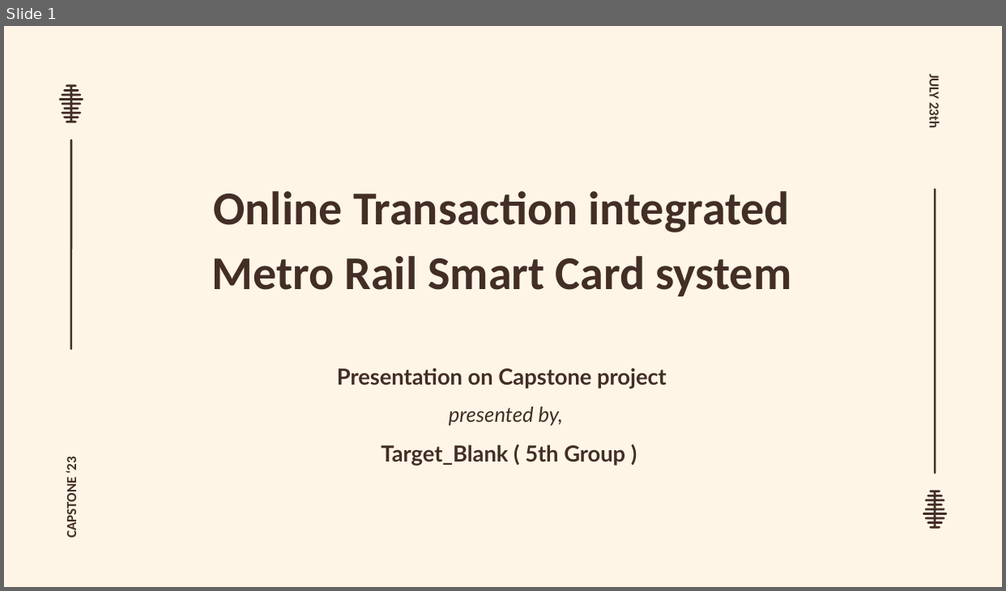
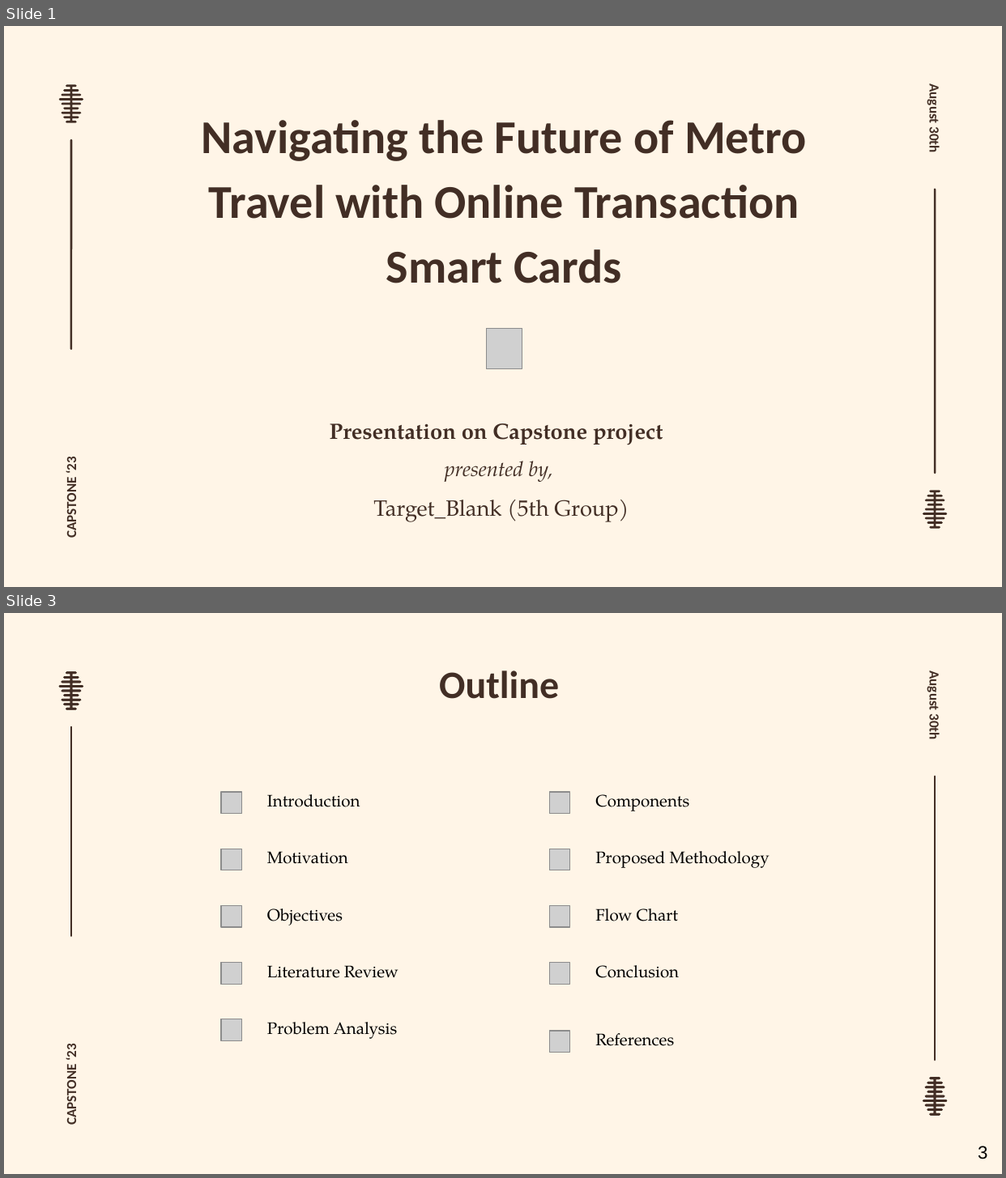
Before and after one commit to dot-ASH/metro-rail-smart-card-system, a slide deck: slide/Capstone.pptx. Shown one above the other, each under a label of ours: slide 1 before the commit, slides 1 and 3 after it; the slides between them are not shown. The pictures are 1006x591 and 1006x1178 pixels, drawn with LibreOffice and Linux fonts; fonts in the diff are those of the drawing; grey boxes stand for pictures; background and template pictures are left out. Boxes give left, top, right and bottom in pixels: in the first picture for what was removed or moved away, otherwise in the second. Text is boxed around its words. In the diff, an @@ line names an element or a change of style, - is before the commit and + after.

```diff
--- a/slide/Capstone.pptx
+++ b/slide/Capstone.pptx
@@ slide 3 added at [4, 613, 1002, 1174], background picture (left out) @@
@@ freeform shape added at [58, 672, 83, 710], fill #422E25 @@
@@ freeform shape added at [58, 672, 83, 710], fill #422E25 @@
@@ title added at [439, 671, 559, 699], 28 pt, text #422E25, bold @@
+Outline
@@ text added at [926, 674, 943, 739], 10 pt, text #422E25, bold @@
+August 30th
@@ line added from (71, 936) to (71, 726), #422E25 1.5 pt @@
@@ line added from (935, 777) to (935, 1060), #422E25 1.5 pt @@
@@ picture added at [222, 792, 242, 814] @@
@@ text added at [267, 794, 360, 807], 12 pt, text #000000 @@
+Introduction
@@ picture added at [550, 792, 571, 814] @@
@@ text added at [595, 794, 689, 811], 12 pt, text #000000 @@
+Components
@@ picture added at [222, 849, 242, 871] @@
@@ text added at [267, 851, 348, 864], 12 pt, text #000000 @@
+Motivation
@@ picture added at [550, 849, 571, 871] @@
@@ text added at [595, 851, 769, 868], 12 pt, text #000000 @@
+Proposed Methodology
@@ picture added at [222, 905, 242, 927] @@
@@ text added at [267, 909, 343, 926], 12 pt, text #000000 @@
+Objectives
@@ picture added at [550, 905, 571, 927] @@
@@ text added at [595, 909, 679, 922], 12 pt, text #000000 @@
+Flow Chart
@@ picture added at [222, 962, 242, 984] @@
@@ text added at [267, 965, 398, 978], 12 pt, text #000000 @@
+Literature Review
@@ picture added at [550, 962, 571, 984] @@
@@ text added at [595, 965, 679, 978], 12 pt, text #000000 @@
+Conclusion
@@ picture added at [222, 1019, 242, 1041] @@
@@ text added at [267, 1022, 397, 1039], 12 pt, text #000000 @@
+Problem Analysis
@@ subtitle added at [63, 1046, 80, 1123], 10 pt, text #422E25, bold @@
+CAPSTONE ‘23
@@ picture added at [550, 1031, 571, 1053] @@
@@ text added at [595, 1033, 674, 1046], 12 pt, text #000000 @@
+References
@@ freeform shape added at [922, 1077, 947, 1115], fill #422E25 @@
@@ freeform shape added at [923, 1077, 948, 1115], fill #422E25 @@
@@ page number added at [978, 1146, 987, 1160], 13 pt, text #000000 @@
+3
@@ slide 1 changed as well @@
@@ text at [926, 87, 943, 152]: text changed @@
-JULY 23th
+August 30th
@@ title at [202, 120, 807, 284]: text changed @@
-Online Transaction integrated Metro Rail Smart Card system
+Navigating the Future of Metro Travel with Online Transaction Smart Cards
@@ picture added at [486, 328, 522, 369] @@
@@ subtitle "Presentation on Capstone project": place and size @@
-subtitle "Presentation on Capstone project" at [337, 368, 667, 466]
+subtitle "Presentation on Capstone project" at [330, 424, 663, 523]
@@ subtitle at [330, 424, 663, 482]: font Lato to TeX Gyre Pagella in "Presentation on Capstone project", "presented by," @@
@@ subtitle at [373, 500, 629, 523]: text changed; font Lato to TeX Gyre Pagella; bold off @@
-Target_Blank ( 5th Group )
+Target_Blank (5th Group)
```
Also in this commit, not shown: 8 other slides changed, 6 other slides added, 1 slide removed, 9 other files.
